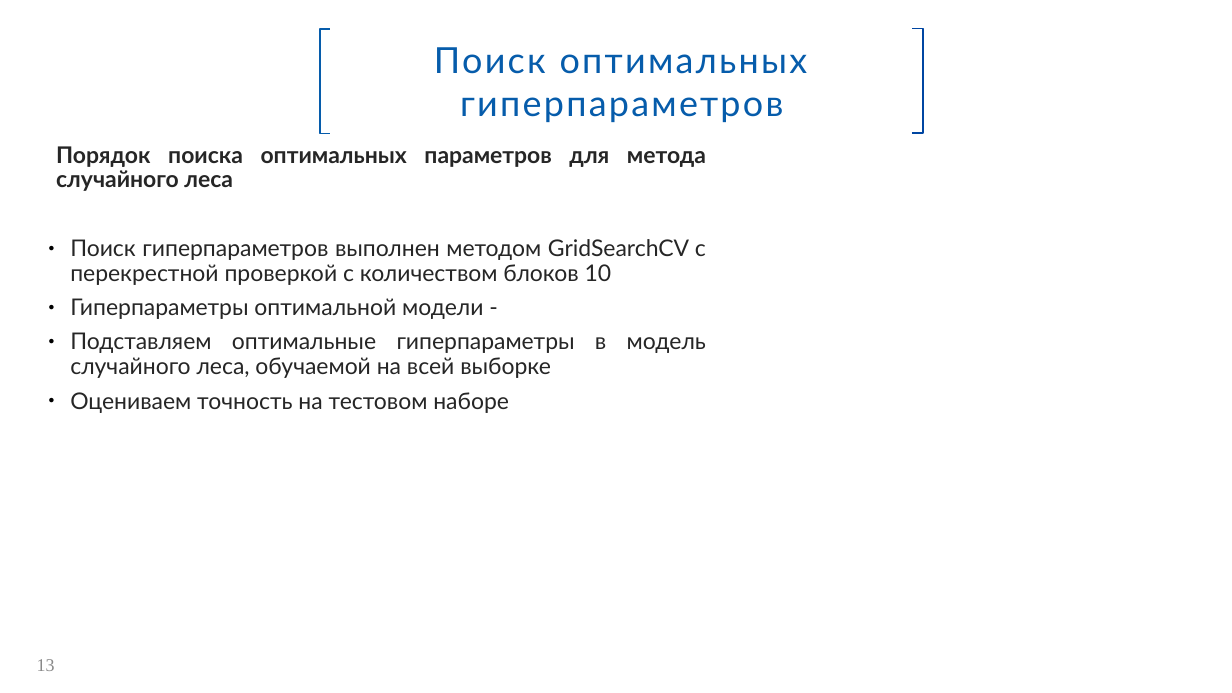
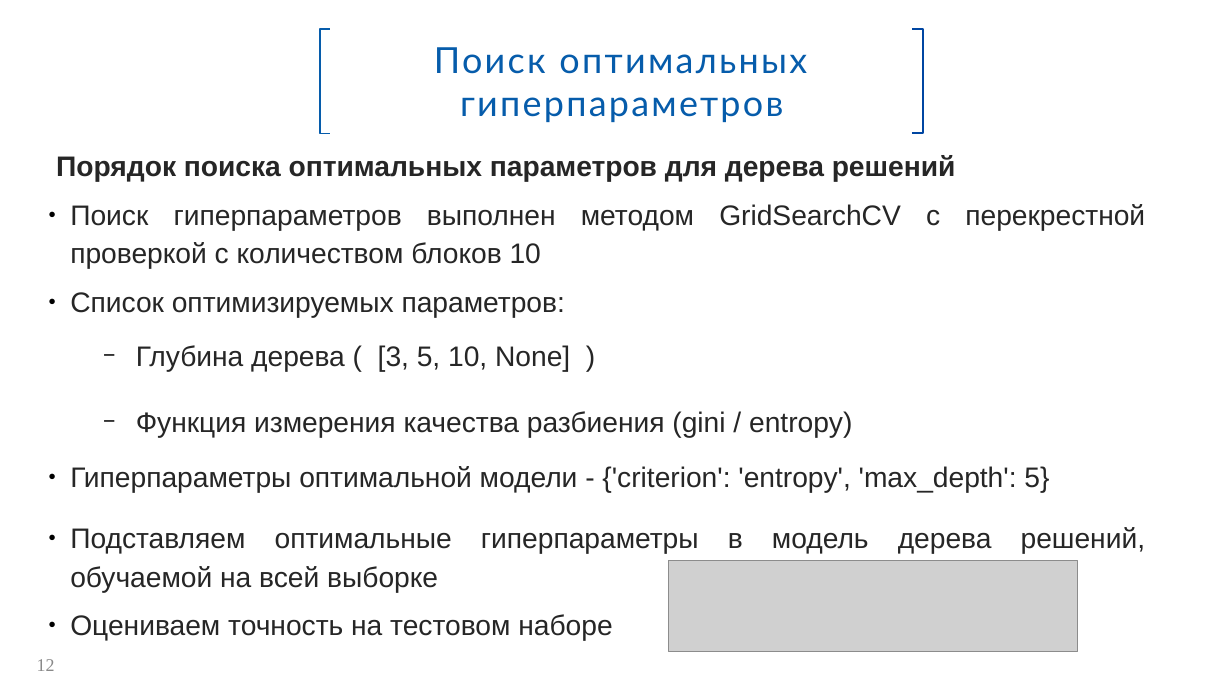
Before and after one commit to Spring-31/HC_default_risk, a slide deck: slide 12 of Прогнозирование вероятности дефолта.pptx (slide 13 before the commit). Drawn at 1232x693 pixels with LibreOffice and Linux fonts; fonts in the diff are those of the drawing; grey boxes stand for pictures; background and template pictures are left out. Boxes give left, top, right and bottom in pixels: in the first picture for what was removed or moved away, otherwise in the second. Text is boxed around its words. In the diff, an @@ line names an element or a change of style, - is before the commit and + after.

```diff
--- a/Прогнозирование вероятности дефолта.pptx
+++ b/Прогнозирование вероятности дефолта.pptx
@@ text at [56, 155, 956, 182]: text changed; size 17.8 to 22 pt; font Lato to Arial @@
-Порядок поиска оптимальных параметров для метода случайного леса
+Порядок поиска оптимальных параметров для дерева решений
@@ text at [70, 204, 1145, 641]: size 17.8 to 22 pt, font Lato to Arial in "Поиск гиперпараметров выполнен методом GridSearchCV с перекр ...", "Оцениваем точность на тестовом наборе"; line spacing 0.9 to 1.15 @@
@@ text at [70, 292, 1049, 593]: text changed; size 17.8 to 22 pt; font Lato to Arial @@
-● Гиперпараметры оптимальной модели -
-● Подставляем оптимальные гиперпараметры в модель случайного леса, обучаемой на всей выборке
+● Список оптимизируемых параметров:
+  − Глубина дерева ( [3, 5, 10, None] )
+  − Функция измерения качества разбиения (gini / entropy)
+● Гиперпараметры оптимальной модели - {'criterion': 'entropy', 'max_depth': 5}
+● Подставляем оптимальные гиперпараметры в модель дерева решений, обучаемой на всей выборке
@@ picture added at [669, 560, 1079, 652] @@
@@ page number at [37, 659, 55, 671]: text changed @@
-13
+12
```
Also in this commit, not shown: 2 other slides changed, 2 slides added, 2 slides removed, 13 other files.
